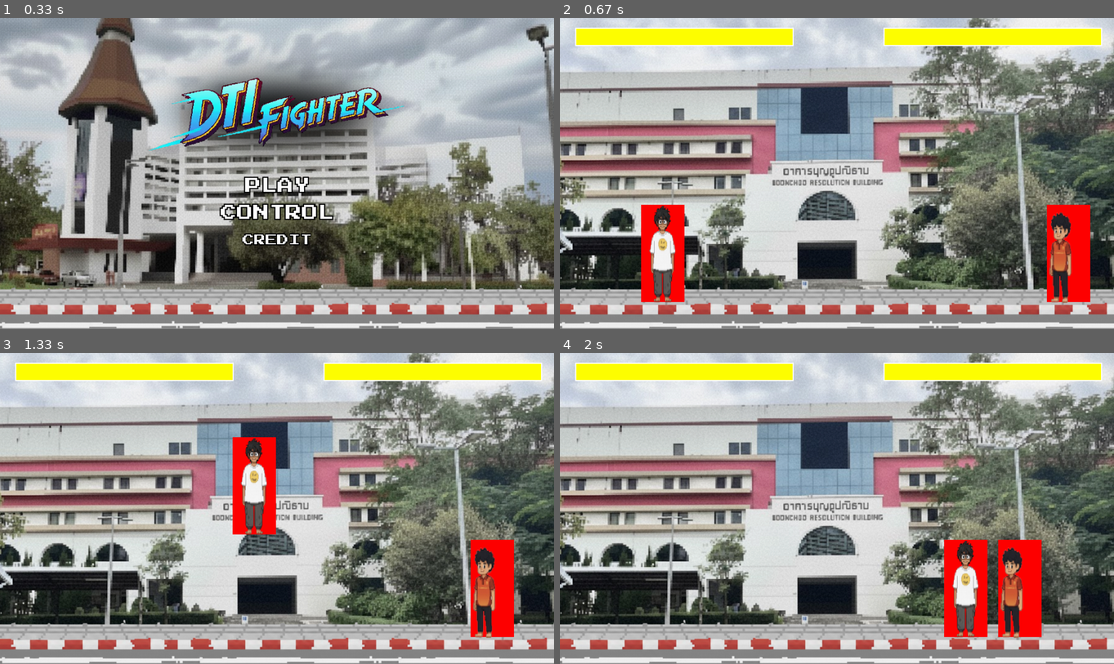
Above: before the commit, frames 1-4 (two rows, left to right).
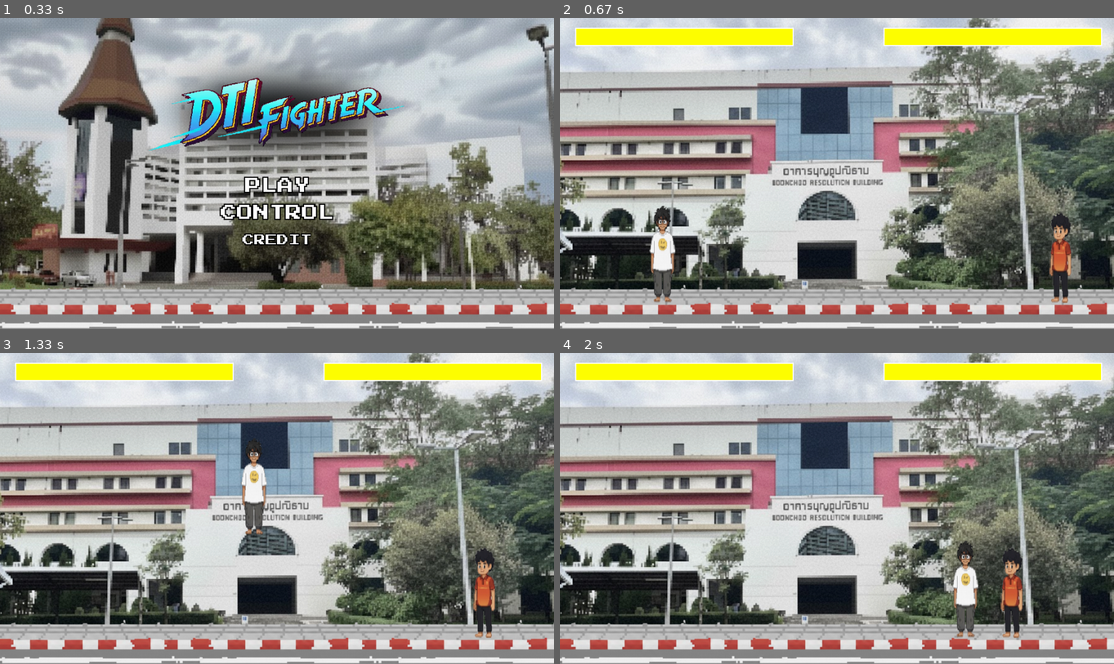
Above: after the commit, the same moments.

Repository: Blacxs23/5TuaSureJing-Python-Game-Project
Game: pygame game, started from New-game/Menu.py
Two runs of this game, one before a commit and one after it. Both use one fixed random seed, a clock stepped at 60 frames per second and the inputs below.
Inputs (mouse positions are in pixels of both pictures, inside the frame that each line leads up to):
- Up to frame 1 (0.33 s): no input
- Up to frame 2 (0.67 s): click (837, 185) at 0.38 s
- Up to frame 3 (1.33 s): hold D 0.67-1.13 s; move the mouse to (254, 520) at 0.7 s; hold W from 1.17 s (still down); tap J at 1.23 s
- Up to frame 4 (2 s): release W at 1.47 s; hold D 1.5-1.97 s; tap J at 1.57, 1.87 s

Frame 1 is identical in both runs. In frame 2, 3.3% of the frame differs, in the area x 14-96%, y 60-92%; in frame 3, 3.3%; in frame 4, 3.3%.

Commit message:
Update Character.py

Diff:
--- a/New-game/Character.py
+++ b/New-game/Character.py
@@ -224,5 +224,4 @@
             self.update_time = pygame.time.get_ticks()
 
     def draw(self, surface):
-        pygame.draw.rect(surface, (255, 0, 0), self.rect)
         surface.blit(self.image,(self.rect.x - (self.offset[0]*self.image_scale),self.rect.y - (self.offset[1]*self.image_scale)))
